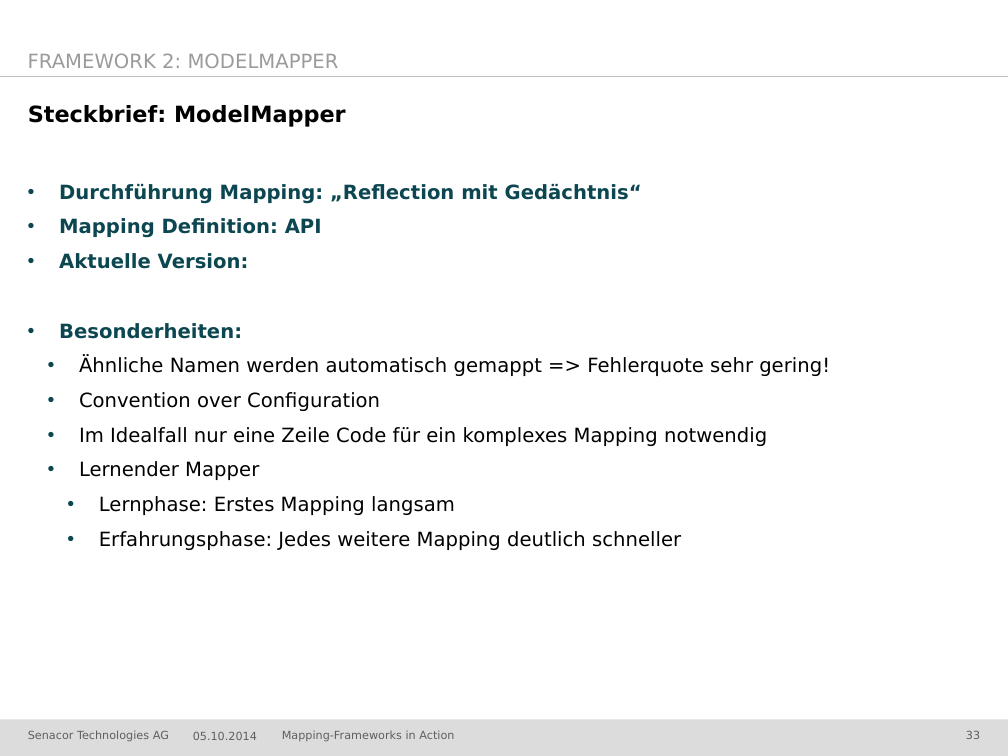
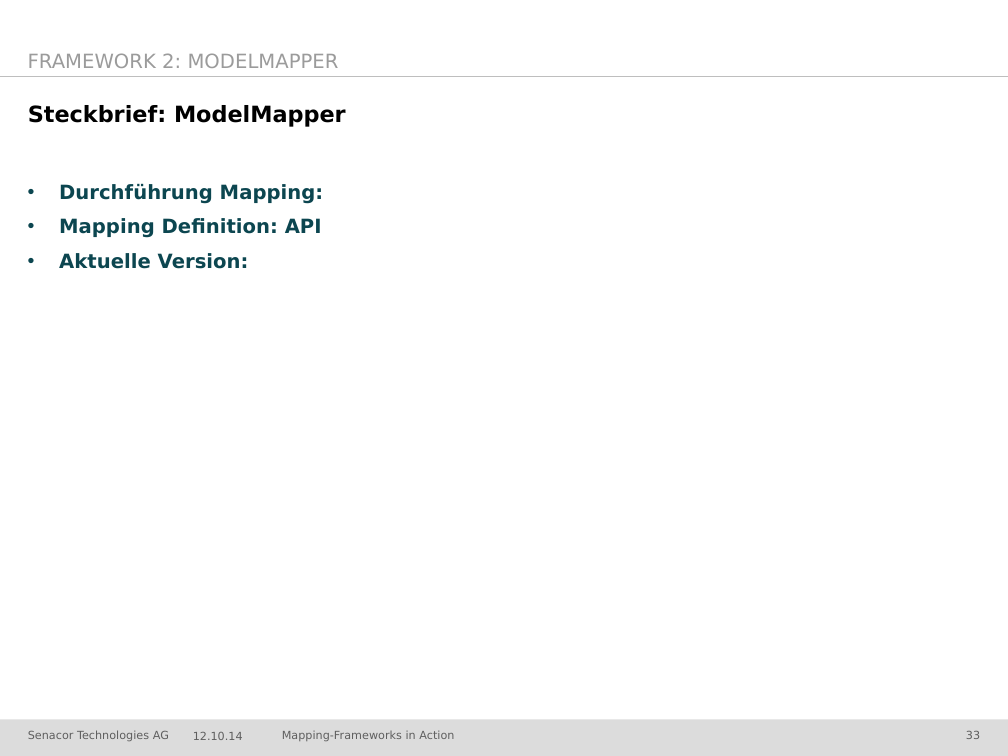
Before and after one commit to jschwalb/Mappings, a slide deck: slide 33 of presentation.pptx. Drawn at 1008x756 pixels with LibreOffice and Linux fonts; fonts in the diff are those of the drawing; background and template pictures are left out. Boxes give left, top, right and bottom in pixels: in the first picture for what was removed or moved away, otherwise in the second. Text is boxed around its words. In the diff, an @@ line names an element or a change of style, - is before the commit and + after.

```diff
--- a/presentation.pptx
+++ b/presentation.pptx
@@ text at bbox=[59, 183, 323, 204]: text changed @@
-• Durchführung Mapping: „Reflection mit Gedächtnis“
+• Durchführung Mapping:
@@ text at bbox=[59, 323, 830, 550]: paragraphs removed @@
-• Besonderheiten:
-  • Ähnliche Namen werden automatisch gemappt => Fehlerquote sehr gering!
-  • Convention over Configuration
-  • Im Idealfall nur eine Zeile Code für ein komplexes Mapping notwendig
-  • Lernender Mapper
-    • Lernphase: Erstes Mapping langsam
-    • Erfahrungsphase: Jedes weitere Mapping deutlich schneller
@@ text at bbox=[193, 732, 243, 740]: text changed @@
-05.10.2014
+12.10.14
```
Also in this commit, not shown: 48 other slides changed.
